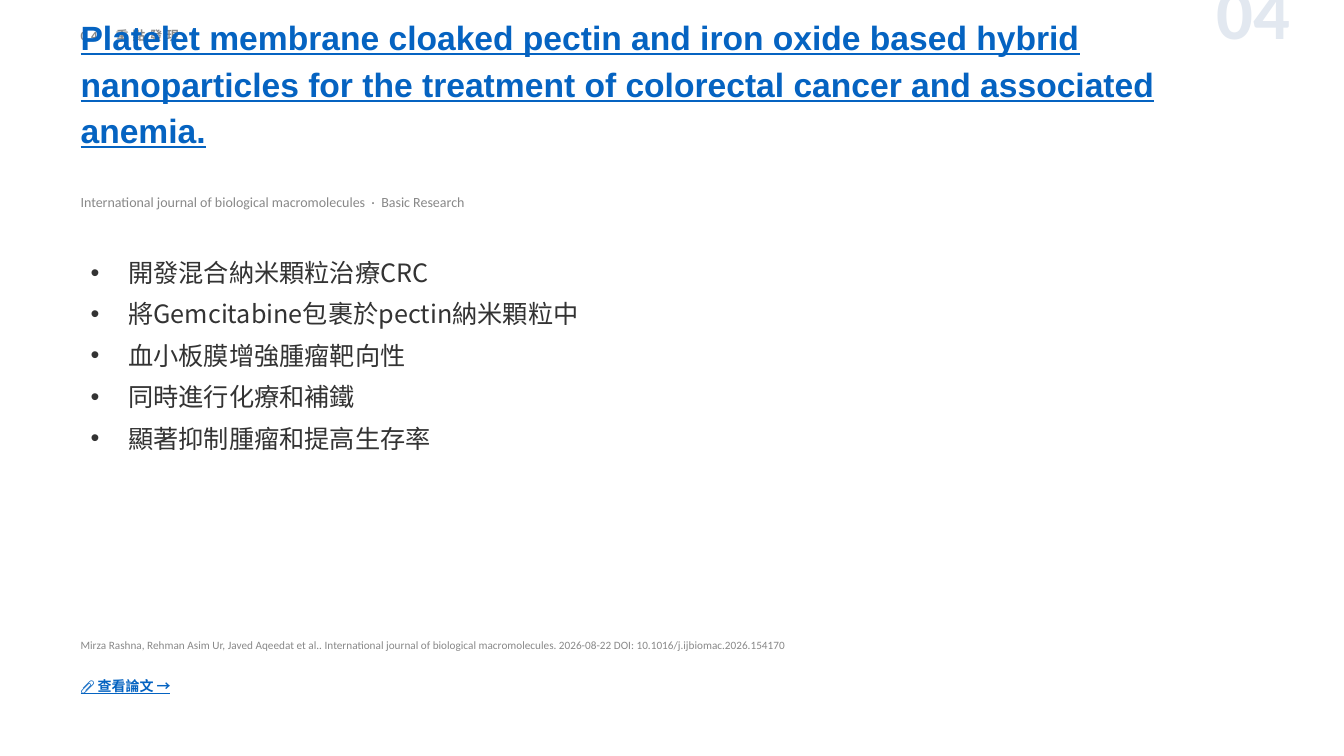
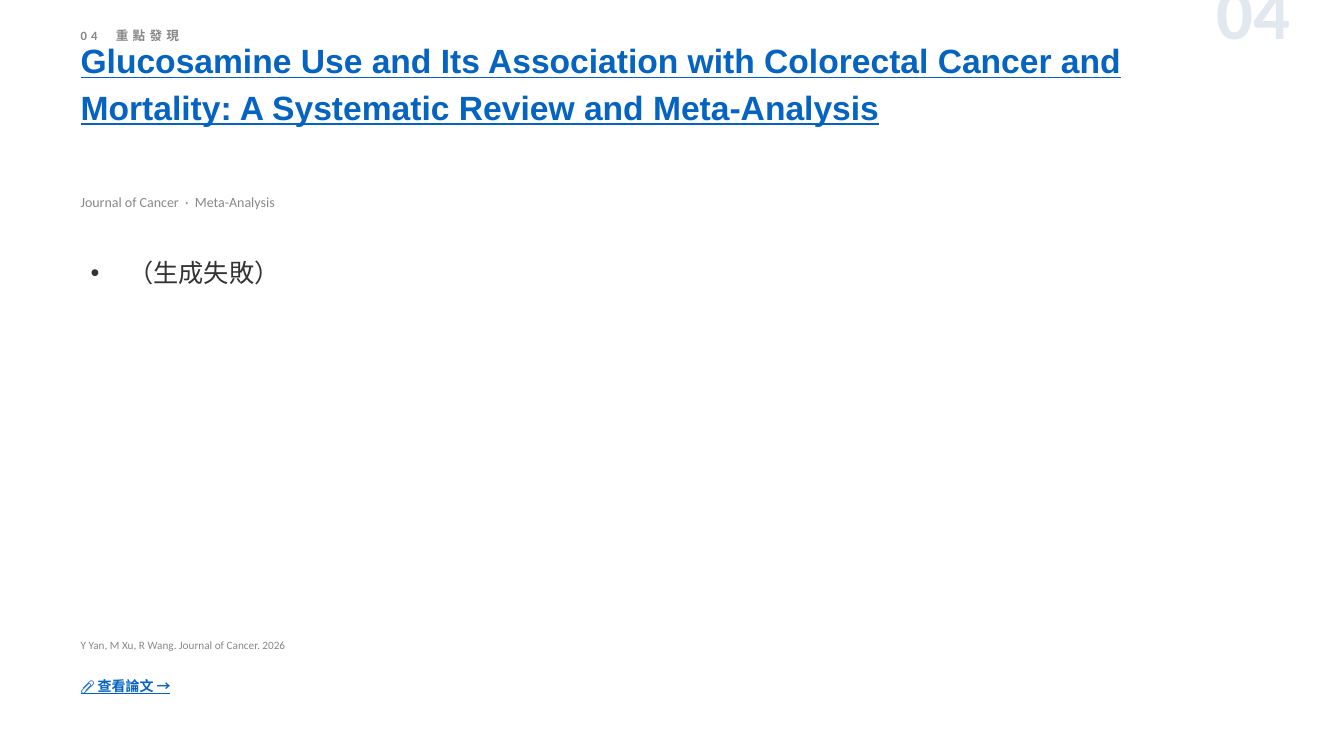
Before and after one commit to jejenhu-maker/colorectal-weekly-digest, a slide deck: slide 6 of docs/digest-zh.pptx. Drawn at 1344x756 pixels with LibreOffice and Linux fonts; fonts in the diff are those of the drawing. Boxes give left, top, right and bottom in pixels: in the first picture for what was removed or moved away, otherwise in the second. Text is boxed around its words. In the diff, an @@ line names an element or a change of style, - is before the commit and + after.

```diff
--- a/docs/digest-zh.pptx
+++ b/docs/digest-zh.pptx
@@ text at (81, 48, 1121, 127): text changed @@
-Platelet membrane cloaked pectin and iron oxide based hybrid nanoparticles for the treatment of colorectal cancer and associated anemia.
+Glucosamine Use and Its Association with Colorectal Cancer and Mortality: A Systematic Review and Meta-Analysis
@@ text at (81, 197, 275, 209): text changed @@
-International journal of biological macromolecules · Basic Research
+Journal of Cancer · Meta-Analysis
@@ text at (128, 260, 279, 285): text changed @@
-• 開發混合納米顆粒治療CRC
-• 將Gemcitabine包裹於pectin納米顆粒中
-• 血小板膜增強腫瘤靶向性
-• 同時進行化療和補鐵
-• 顯著抑制腫瘤和提高生存率
+• （生成失敗）
@@ text at (81, 641, 285, 651): text changed @@
-Mirza Rashna, Rehman Asim Ur, Javed Aqeedat et al.. International journal of biological macromolecules. 2026-08-22 DOI: 10.1016/j.ijbiomac.2026.154170
+Y Yan, M Xu, R Wang. Journal of Cancer. 2026
```
Also in this commit, not shown: 12 other slides changed, 1 slide added, 1 slide removed, 2 other files.
